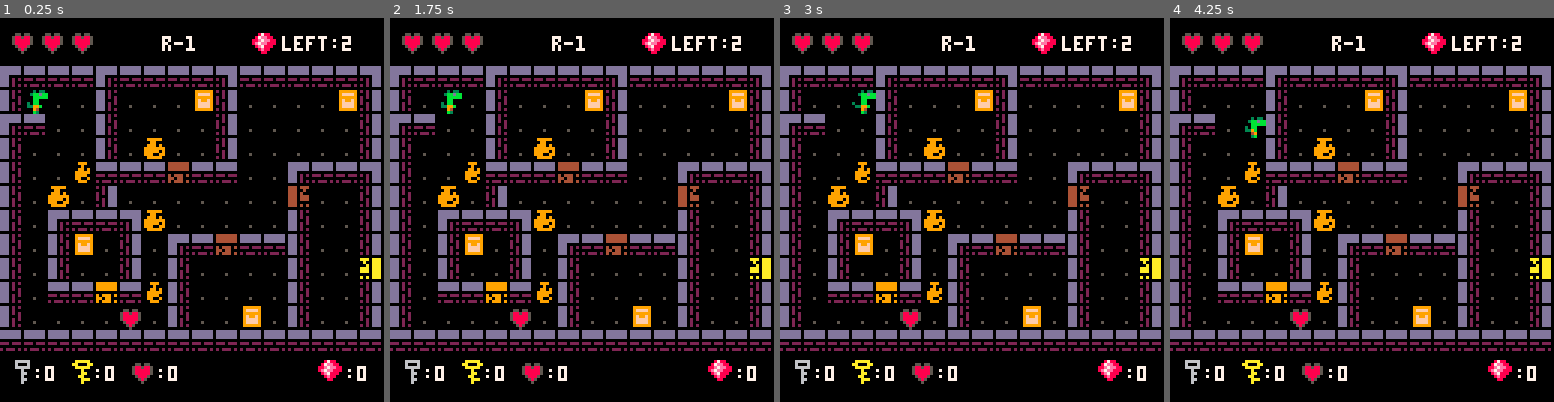
Above: before the commit, frames 1-4 (left to right).
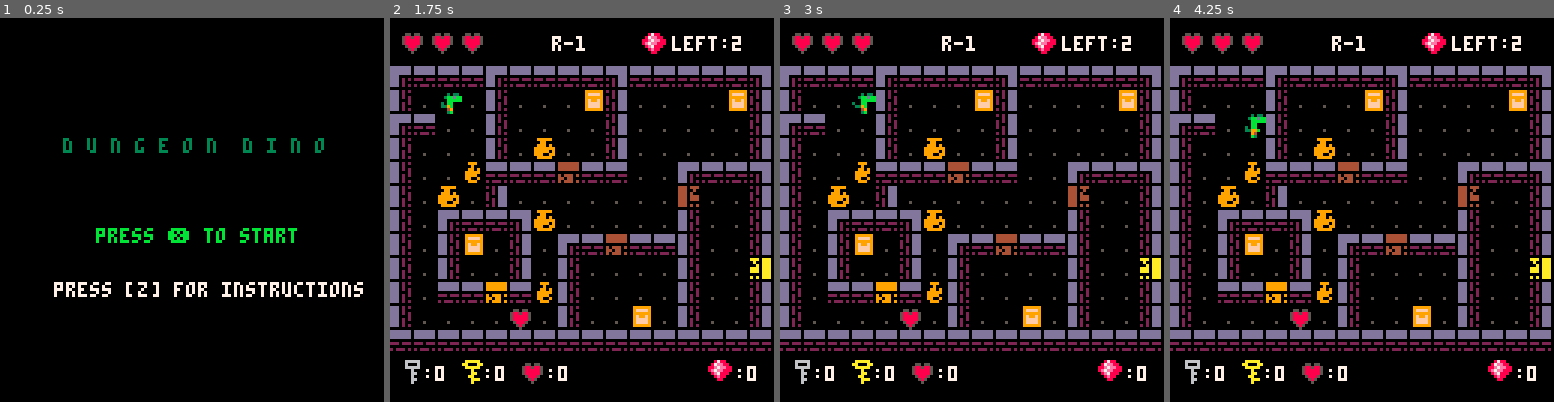
Above: after the commit, the same moments.

Repository: robotspacefish/dungeon_dino
Game: PICO-8 cartridge dungeon_dino.p8
Same seed, same stepped clock (60 frames per second), same inputs: the game is played once before the commit and once after it.
Inputs:
- Up to frame 1 (0.25 s): no input
- Up to frame 2 (1.75 s): tap X (X key) at 0.33, 1.07 s; tap O (Z key) at 0.7, 1.7 s; hold Right from 1.6 s (still down)
- Up to frame 3 (3 s): tap X (X key) at 1.85, 2.97 s; release Right at 2.1 s; tap O (Z key) at 2.1, 2.5, 2.9 s; hold Up 2.15-2.42 s; hold Right from 2.47 s (still down)
- Up to frame 4 (4.25 s): release Right at 3.03 s; hold Left 3.08-3.58 s; tap O (Z key) at 3.3, 3.7, 4.1 s; hold Down 3.63-3.97 s; hold Right from 4.02 s (still down); tap X (X key) at 4.08 s

The runs differ from the first frame. In frame 1, 26% of the frame differs, in the area x 0-100%, y 3-96%; in frame 2, 0.1%; in frame 3, 0.1%; in frame 4, 0.1%.

Commit message:
add modes for title, instructions

Diff:
--- a/dungeon_dino.p8
+++ b/dungeon_dino.p8
@@ -10,9 +10,10 @@
 lg_vase_spr={82,83,84,85}
 sm_vase_spr={98,99,100,101}
 chest_spr={112,113}
+flashcount=0
 
 function _init()
-	mode="game"
+	mode="title"
 	framecounter=0 -- keep track of frames as update runs
 	rooms={{
 			x=0,
@@ -54,10 +55,11 @@
 	}
 	current_room={}
 	current_room_map=nil
-	setup_room(rooms[1])
 end--init
 
 function _update60()
+	if (mode=="title") upd_title()
+	if (mode=="instructions") upd_instructions()
 	if mode=="setup_room" then
 			setup_room(rooms[current_room.number+1])
 		--reset keys for next room
@@ -68,32 +70,63 @@
 		player.y=current_room.start_y
 		player.direction=0
 		mode="game"
-	elseif mode=="game" then
+	end
+	if mode=="game" then
 		framecounter+=1
 		player.update()
 		vases_left=#vases
-	elseif mode=="reset_game" then
-		reset_game()
-		mode="game"
-	end
-
+	end
+	if (mode=="reset_game") reset_game()
 end--_update()
+
+function start_game()
+	setup_room(rooms[1])
+	mode="game"
+end
+
+function upd_title()
+	if (btnp(4)) mode="instructions"
+	if (btnp(5)) start_game()
+end
+
+function upd_instructions()
+	if (btnp(5)) start_game()
+end
+
+function drw_instructions()
+	print("instructions",40,8,7)
+	print("todo", 55,40,8)
+	print("press ❎ to start",32,100,11)
+end
+
+function drw_game()
+		map()
+		camera(current_room.x*8,current_room.y*8)
+		player.draw()
+		ui()
+end
+
+function drw_title()
+	flashcount+=1
+	-- cls()
+	print("d u n g e o n  d i n o",21,40,3)
+	flash_txt("press ❎ to start",32,70,11)
+	print("press [z] for instructions",18,88,7)
+end
+
+function flash_txt(txt,x,y,col)
+  if(flashcount<25)print(txt,x,y,col)
+  if(flashcount > 50)flashcount=0
+end
 
 function _draw()
 	cls()
 	palt(0,false)
-	if mode=="game" then
-		map()
-		camera(current_room.x*8,current_room.y*8)
-		player.draw()
-
-		ui()
-
-		-- display_debug("vases left:"..vases_left,0,0,7)
-
-	elseif mode=="game_over" then
-		game_over()
-	end
+	if (mode=="title") drw_title()
+	if (mode=="instructions") drw_instructions()
+	if (mode=="game") drw_game()
+	if (mode=="game_over") game_over()
+			-- display_debug("vases left:"..vases_left,0,0,7)
 end--_draw()
 
 function display_debug(msg,x,y,c)
@@ -206,7 +239,9 @@
 
 		check_vase_item(next_x,next_y)
 		--remove vase from map
-		mset(next_x,next_y,192)
+		-- mset(next_x,next_y,192)
+		--todo if heart then don't leave a smashed vase behind
+		mset(next_x,next_y,85)
 		--remove vase from vases table
 			for v in all(vases) do
 				if v.x==next_x and v.y==next_y then
@@ -468,6 +503,7 @@
 	for d in all(current_room.locked_doors) do
 		mset(d.x,d.y,mget(d.x,d.y)-1)
 	end
+	mode="game"
 end
 
 __gfx__
